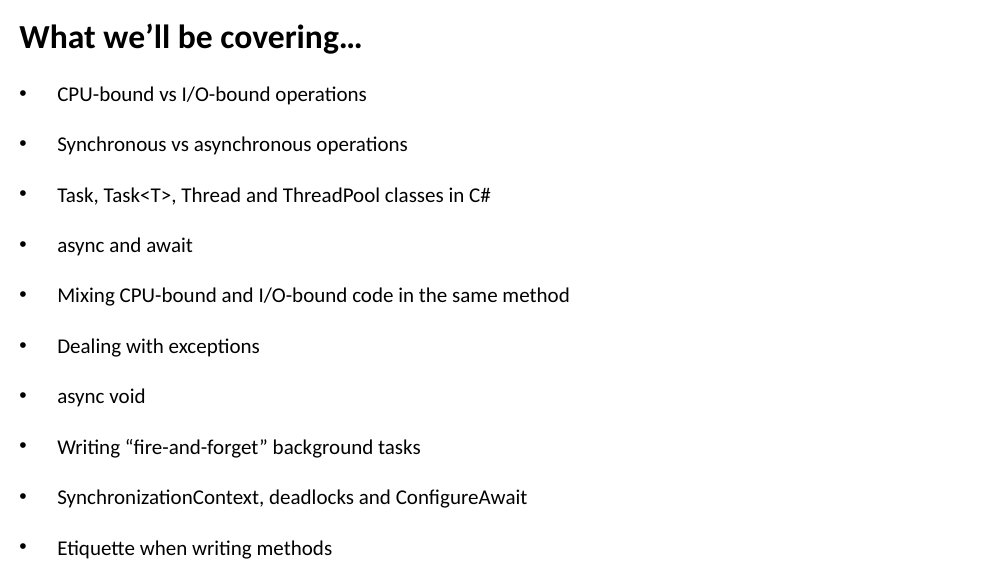
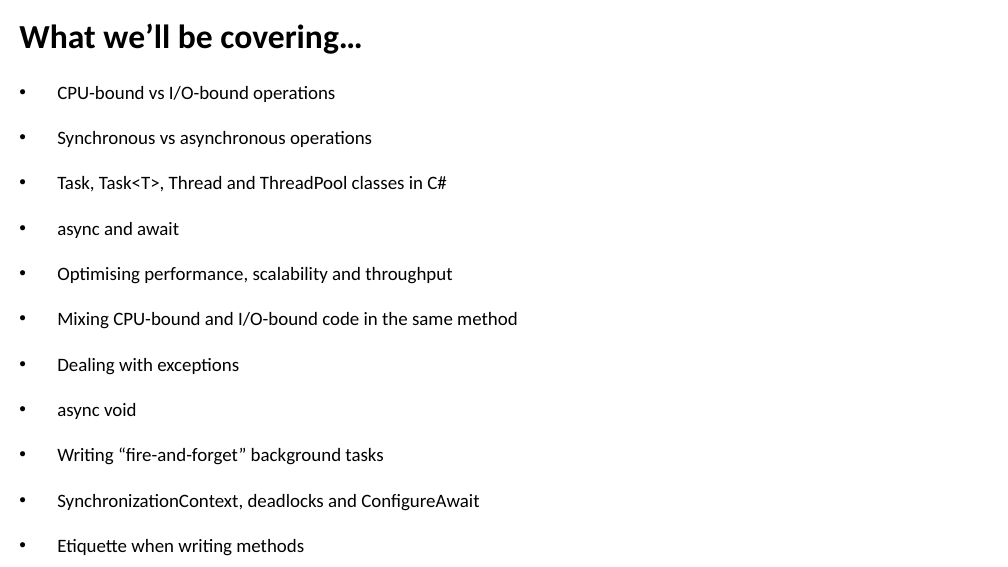
Before and after one commit to JoshKain/AsyncAwaitQuiz, a slide deck: slide 2 of Async and await presentation.pptx. Drawn at 1008x567 pixels with LibreOffice and Linux fonts; fonts in the diff are those of the drawing. Boxes give left, top, right and bottom in pixels: in the first picture for what was removed or moved away, otherwise in the second. Text is boxed around its words. In the diff, an @@ line names an element or a change of style, - is before the commit and + after.

Commit message:
Improved contents slide

```diff
--- a/Async and await presentation.pptx
+++ b/Async and await presentation.pptx
@@ text at [57,86,517,556]: size 20 to 18 pt in "CPU-bound vs I/O-bound operations", "Synchronous vs asynchronous operations", "Task, Task<T>, Thread and ThreadPool classes in ...", "async and await" and 6 more places @@
@@ text at [57,267,452,284]: paragraph added @@
+• Optimising performance, scalability and throughput
```
